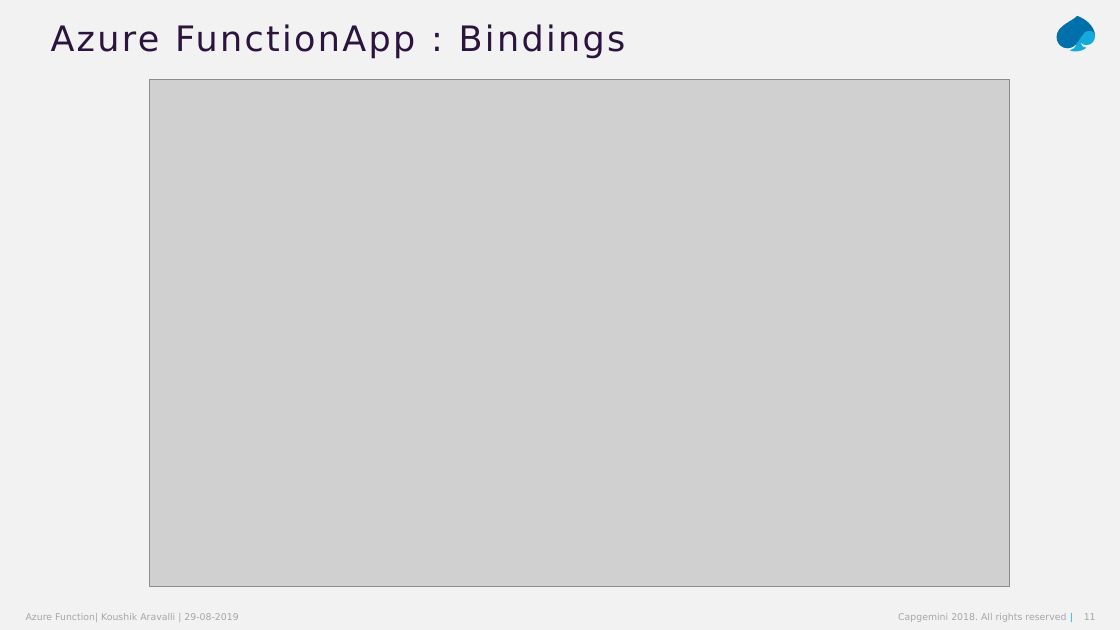
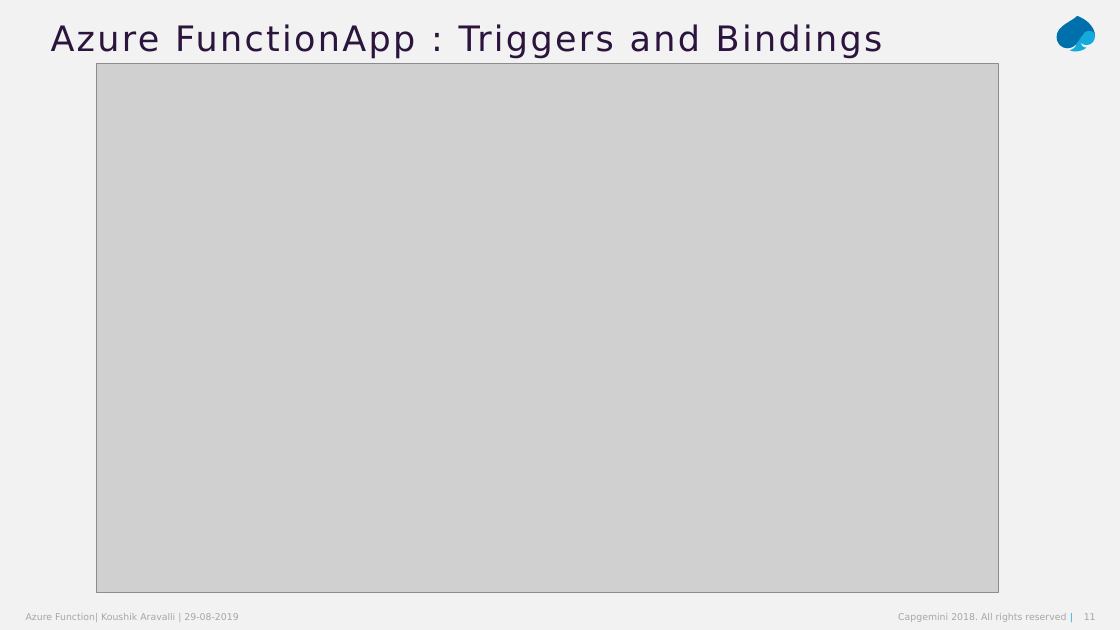
Before and after one commit to koushik-aravalli/az-function-lab, a slide deck: slide 11 of Azure-Function-203.pptx. Drawn at 1120x630 pixels with LibreOffice and Linux fonts; fonts in the diff are those of the drawing; grey boxes stand for pictures. Boxes give left, top, right and bottom in pixels: in the first picture for what was removed or moved away, otherwise in the second. Text is boxed around its words. In the diff, an @@ line names an element or a change of style, - is before the commit and + after.

```diff
--- a/Azure-Function-203.pptx
+++ b/Azure-Function-203.pptx
@@ title at (51, 24, 883, 59): text changed @@
-Azure FunctionApp : Bindings
+Azure FunctionApp : Triggers and Bindings
@@ picture: place and size @@
-picture at (150, 79, 1010, 586)
+picture at (97, 64, 998, 593)
```
Also in this commit, not shown: 1 other slide changed, 2 slides added, 1 slide removed.
